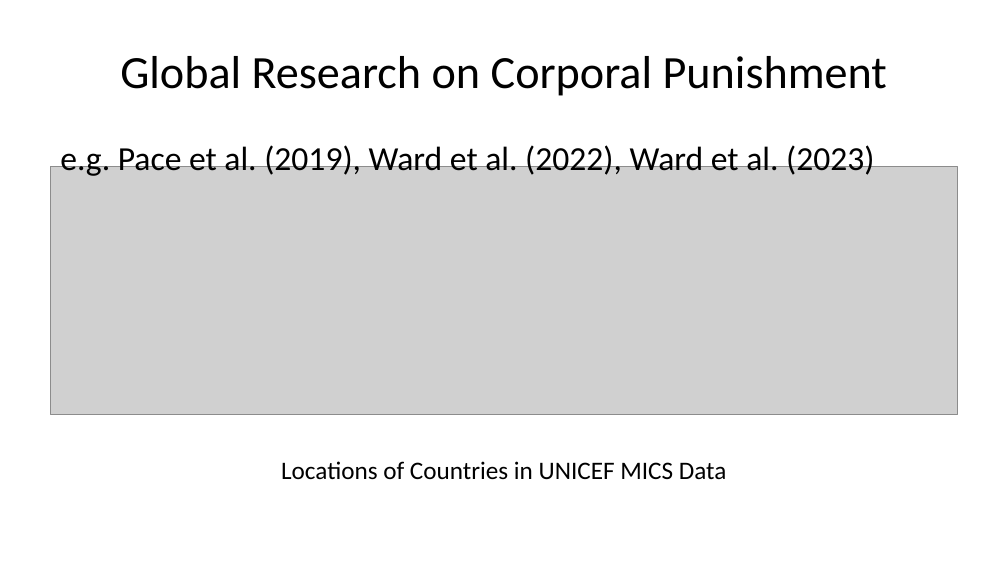
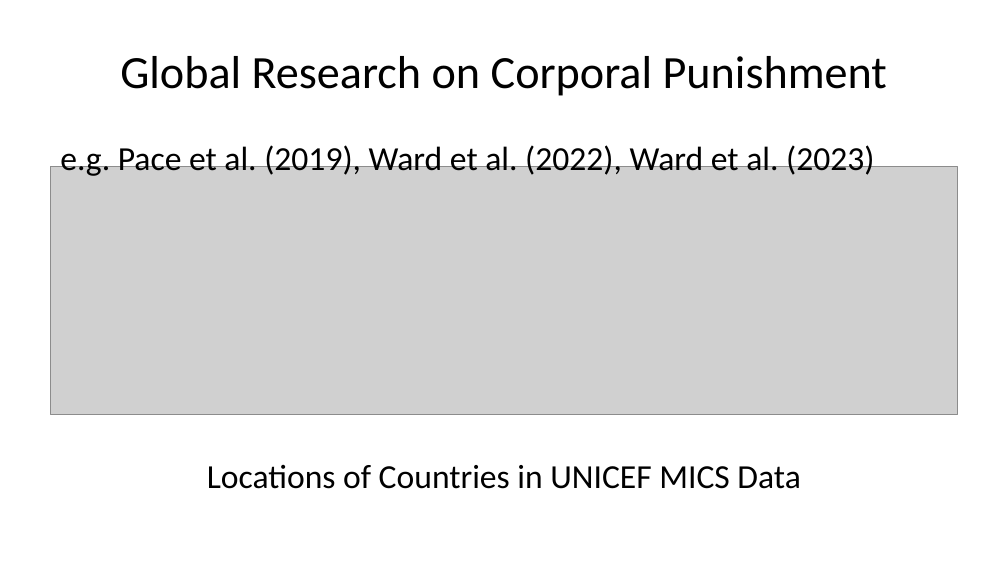
Before and after one commit to agrogan1/toward-childhoods-free-from-violence, a slide deck: slide 11 of index.pptx. Drawn at 1008x567 pixels with LibreOffice and Linux fonts; fonts in the diff are those of the drawing; grey boxes stand for pictures. Boxes give left, top, right and bottom in pixels: in the first picture for what was removed or moved away, otherwise in the second. Text is boxed around its words. In the diff, an @@ line names an element or a change of style, - is before the commit and + after.

```diff
--- a/index.pptx
+++ b/index.pptx
@@ text "Locations of Countries in UNICEF ..." at (x1=207, y1=464, x2=800, y2=489): size 18 to 24 pt; more space between paragraphs @@
```
Also in this commit, not shown: 2 other slides changed, 3 other files.
